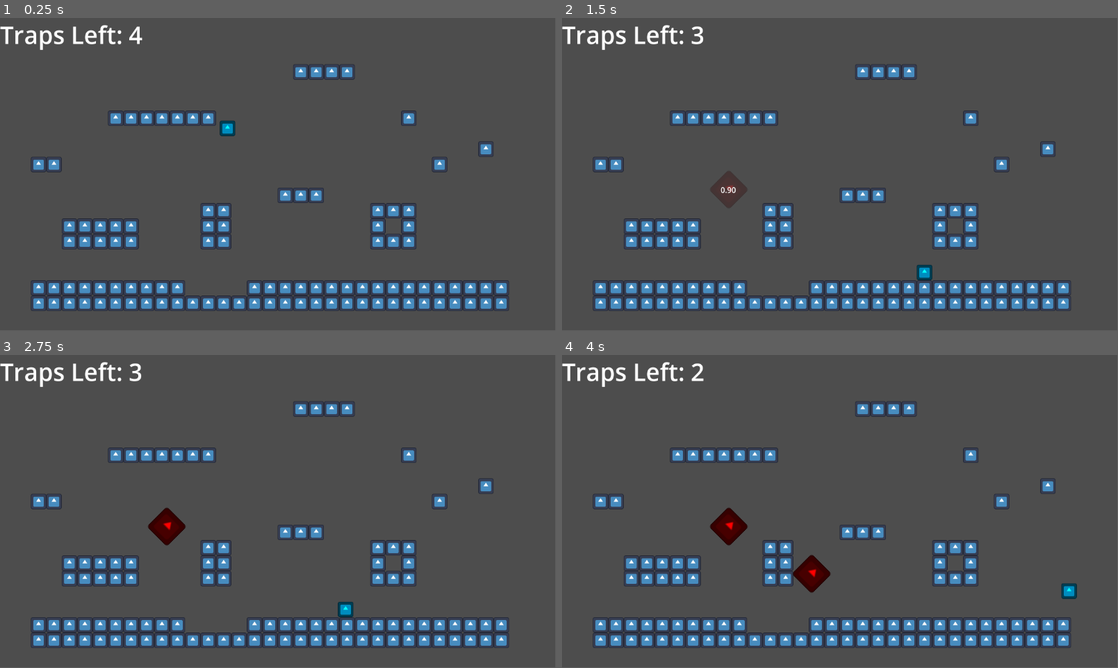
Above: before the commit, frames 1-4 (two rows, left to right).
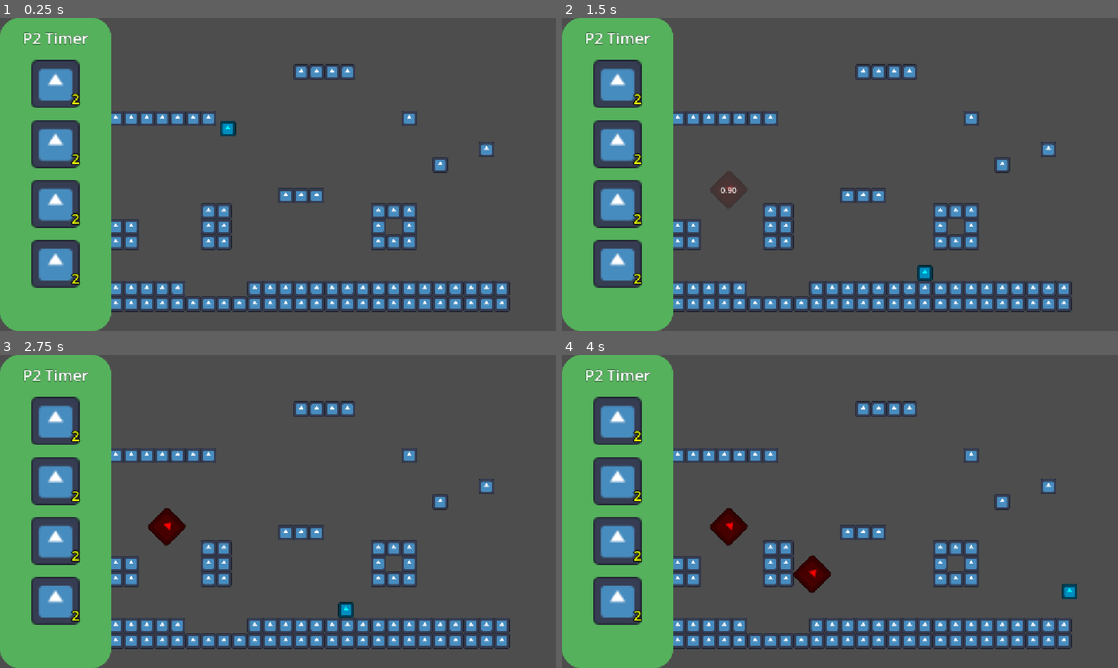
Above: after the commit, the same moments.

Repository: jaymehta-g/tx-jam-25
Game: Godot game, scene res://main/game.tscn
Two runs of this game, one before a commit and one after it. Both use one fixed random seed, a clock stepped at 60 frames per second and the inputs below. The engine's default icon, where the game draws it, is replaced by a stand-in: a white triangle on a blue panel in a dark square.
Inputs (mouse positions are in pixels of both pictures, inside the frame that each line leads up to):
- Up to frame 1 (0.25 s): no input
- Up to frame 2 (1.5 s): move the mouse to (962, 158) at 0.52 s; hold Right (ui_right) from 0.53 s (still down); tap X (attack) at 0.6 s; tap C (jump) at 0.77 s; move the mouse to (728, 190) at 1.27 s; click (728, 190) at 1.35 s
- Up to frame 3 (2.75 s): tap C (jump) at 1.52 s; move the mouse to (333, 442) at 2.02 s; release Right (ui_right) at 2.03 s; hold Left (ui_left) from 2.03 s (still down); tap X (attack) at 2.1 s
- Up to frame 4 (4 s): move the mouse to (812, 574) at 2.77 s; release Left (ui_left) at 2.78 s; hold Right (ui_right) from 2.78 s (still down); click (812, 574) at 2.85 s; tap C (jump) at 3.02, 3.77 s; move the mouse to (1006, 558) at 3.52 s; tap X (attack) at 3.6 s
In our replay, the window is 799x449 before the commit and 800x450 after it. These sizes can differ from the game's own. Grey fills any space a smaller window leaves; there, only what the larger window draws over its background counts as a difference.

The runs differ from the first frame. In frame 1, 21% of the frame differs, in the area x 0-92%, y 0-100%; in frame 2, 21%; in frame 3, 21%; in frame 4, 21%, in the area x 0-93%, y 0-100%.

Commit message:
item shop began

Diff:
--- a/main/game.tscn
+++ b/main/game.tscn
@@ -1,8 +1,9 @@
-[gd_scene load_steps=7 format=4 uid="uid://dtoino2p3kn2d"]
+[gd_scene load_steps=8 format=4 uid="uid://dtoino2p3kn2d"]
 
 [ext_resource type="Script" uid="uid://cy3th56ol1oi3" path="res://main/game.gd" id="1_ph3h8"]
 [ext_resource type="PackedScene" uid="uid://c7jmq0wkpvmsn" path="res://entity/player/player.tscn" id="2_46yon"]
 [ext_resource type="Texture2D" uid="uid://ddtwgvf2qf7sf" path="res://icon.svg" id="3_vfw6y"]
+[ext_resource type="PackedScene" uid="uid://b6qfjh252ep2x" path="res://ui/item_shop/item_shop.tscn" id="4_46yon"]
 
 [sub_resource type="TileSetAtlasSource" id="TileSetAtlasSource_e2o6t"]
 texture = ExtResource("3_vfw6y")
@@ -33,7 +34,10 @@
 autostart = true
 
 [node name="Label" type="Label" parent="."]
+visible = false
 offset_right = 40.0
 offset_bottom = 23.0
 text = "Traps Left: "
 label_settings = SubResource("LabelSettings_feb5d")
+
+[node name="Item Shop" parent="." instance=ExtResource("4_46yon")]
--- a/project.godot
+++ b/project.godot
@@ -14,6 +14,10 @@
 run/main_scene="uid://dtoino2p3kn2d"
 config/features=PackedStringArray("4.5", "GL Compatibility")
 config/icon="res://icon.svg"
+
+[display]
+
+window/stretch/mode="canvas_items"
 
 [input]
 
--- /dev/null
+++ b/ui/item_shop/item_display.gd
@@ -0,0 +1,17 @@
+class_name ItemDisplaySpace
+
+extends MarginContainer
+
+@onready var filled_item_display: PanelContainer = %"Filled Item Display"
+@onready var item_texture_rect: TextureRect = %ItemTextureRect
+@onready var price_label: Label = %PriceLabel
+@onready var new_item_progress: TextureProgressBar = %"New Item Progress"
+
+# Called when the node enters the scene tree for the first time.
+func _ready() -> void:
+	pass # Replace with function body.
+
+
+# Called every frame. 'delta' is the elapsed time since the previous frame.
+func _process(delta: float) -> void:
+	pass
--- /dev/null
+++ b/ui/item_shop/item_display.tscn
@@ -0,0 +1,54 @@
+[gd_scene load_steps=6 format=3 uid="uid://cdpjbgistk7k5"]
+
+[ext_resource type="Texture2D" uid="uid://ddtwgvf2qf7sf" path="res://icon.svg" id="1_ir3bd"]
+[ext_resource type="Script" uid="uid://cj374irxubgv7" path="res://ui/item_shop/item_display.gd" id="1_nt5xl"]
+[ext_resource type="Theme" uid="uid://d36lbu0jevudq" path="res://ui/item_shop/item_shop_theme.tres" id="2_jy7in"]
+[ext_resource type="Texture2D" uid="uid://bvxygjyswktie" path="res://ui/item_shop/progress.png" id="4_m6sha"]
+
+[sub_resource type="StyleBoxEmpty" id="StyleBoxEmpty_ir3bd"]
+
+[node name="Item Display" type="MarginContainer"]
+custom_minimum_size = Vector2(0, 120)
+size_flags_horizontal = 4
+size_flags_vertical = 4
+script = ExtResource("1_nt5xl")
+
+[node name="Panel" type="PanelContainer" parent="."]
+custom_minimum_size = Vector2(0, 50)
+layout_mode = 2
+size_flags_horizontal = 4
+size_flags_vertical = 0
+theme_override_styles/panel = SubResource("StyleBoxEmpty_ir3bd")
+
+[node name="Filled Item Display" type="PanelContainer" parent="Panel"]
+unique_name_in_owner = true
+custom_minimum_size = Vector2(0, 50)
+layout_mode = 2
+size_flags_horizontal = 4
+size_flags_vertical = 0
+theme = ExtResource("2_jy7in")
+theme_override_styles/panel = SubResource("StyleBoxEmpty_ir3bd")
+
+[node name="ItemTextureRect" type="TextureRect" parent="Panel/Filled Item Display"]
+unique_name_in_owner = true
+custom_minimum_size = Vector2(100, 100)
+layout_mode = 2
+size_flags_horizontal = 4
+size_flags_vertical = 4
+texture = ExtResource("1_ir3bd")
+
+[node name="PriceLabel" type="Label" parent="Panel/Filled Item Display"]
+unique_name_in_owner = true
+layout_mode = 2
+size_flags_horizontal = 8
+size_flags_vertical = 8
+text = "2"
+
+[node name="CenterContainer" type="CenterContainer" parent="Panel"]
+layout_mode = 2
+
+[node name="New Item Progress" type="TextureProgressBar" parent="Panel/CenterContainer"]
+unique_name_in_owner = true
+layout_mode = 2
+fill_mode = 4
+texture_progress = ExtResource("4_m6sha")
--- /dev/null
+++ b/ui/item_shop/item_shop.tscn
@@ -0,0 +1,46 @@
+[gd_scene load_steps=4 format=3 uid="uid://b6qfjh252ep2x"]
+
+[ext_resource type="Theme" uid="uid://d36lbu0jevudq" path="res://ui/item_shop/item_shop_theme.tres" id="1_rmute"]
+[ext_resource type="PackedScene" uid="uid://cdpjbgistk7k5" path="res://ui/item_shop/item_display.tscn" id="2_1warv"]
+
+[sub_resource type="LabelSettings" id="LabelSettings_pvivc"]
+font_size = 32
+outline_size = 2
+outline_color = Color(0, 0, 0, 1)
+
+[node name="Item Shop" type="CanvasLayer"]
+
+[node name="PanelContainer" type="PanelContainer" parent="."]
+anchors_preset = -1
+anchor_right = 0.2
+anchor_bottom = 1.0
+grow_vertical = 2
+theme = ExtResource("1_rmute")
+
+[node name="Control" type="VBoxContainer" parent="PanelContainer"]
+layout_mode = 2
+theme = ExtResource("1_rmute")
+metadata/_edit_use_anchors_ = true
+
+[node name="MarginContainer" type="MarginContainer" parent="PanelContainer/Control"]
+custom_minimum_size = Vector2(0, 83.055)
+layout_mode = 2
+
+[node name="Label" type="Label" parent="PanelContainer/Control/MarginContainer"]
+layout_mode = 2
+text = "P2 Timer"
+label_settings = SubResource("LabelSettings_pvivc")
+horizontal_alignment = 1
+
+[node name="Item Display" parent="PanelContainer/Control" instance=ExtResource("2_1warv")]
+layout_mode = 2
+mouse_filter = 0
+
+[node name="Item Display2" parent="PanelContainer/Control" instance=ExtResource("2_1warv")]
+layout_mode = 2
+
+[node name="Item Display3" parent="PanelContainer/Control" instance=ExtResource("2_1warv")]
+layout_mode = 2
+
+[node name="Item Display4" parent="PanelContainer/Control" instance=ExtResource("2_1warv")]
+layout_mode = 2
--- /dev/null
+++ b/ui/item_shop/item_shop_theme.tres
@@ -0,0 +1,15 @@
+[gd_resource type="Theme" load_steps=2 format=3 uid="uid://d36lbu0jevudq"]
+
+[sub_resource type="StyleBoxFlat" id="StyleBoxFlat_pisfd"]
+bg_color = Color(0.3315204, 0.6933979, 0.36273274, 1)
+corner_radius_top_left = 40
+corner_radius_top_right = 40
+corner_radius_bottom_right = 40
+corner_radius_bottom_left = 40
+
+[resource]
+Label/colors/font_color = Color(0.91666675, 1, 0, 1)
+Label/colors/font_outline_color = Color(0, 0, 0, 1)
+Label/constants/outline_size = 8
+Label/font_sizes/font_size = 30
+PanelContainer/styles/panel = SubResource("StyleBoxFlat_pisfd")
Not shown, added: ui/item_shop/item_display.gd.uid
Binary file added: ui/item_shop/progress.png
Not shown, added: ui/item_shop/progress.png.import
